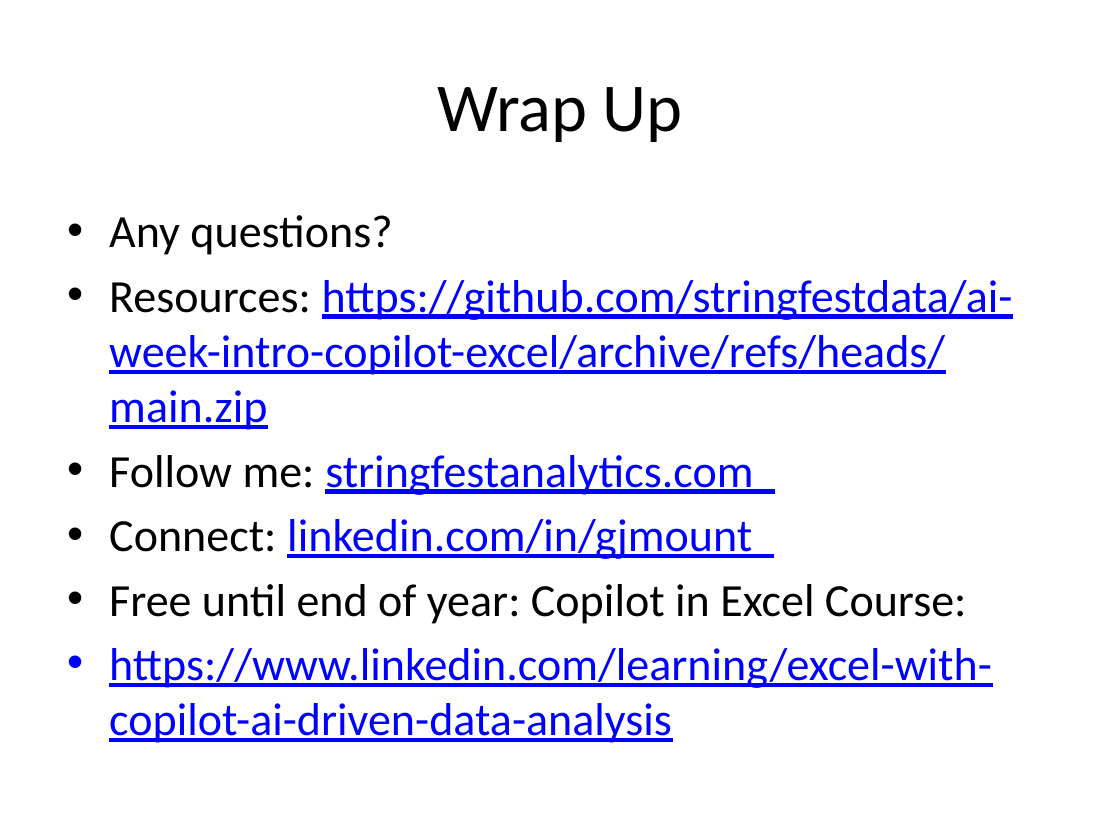
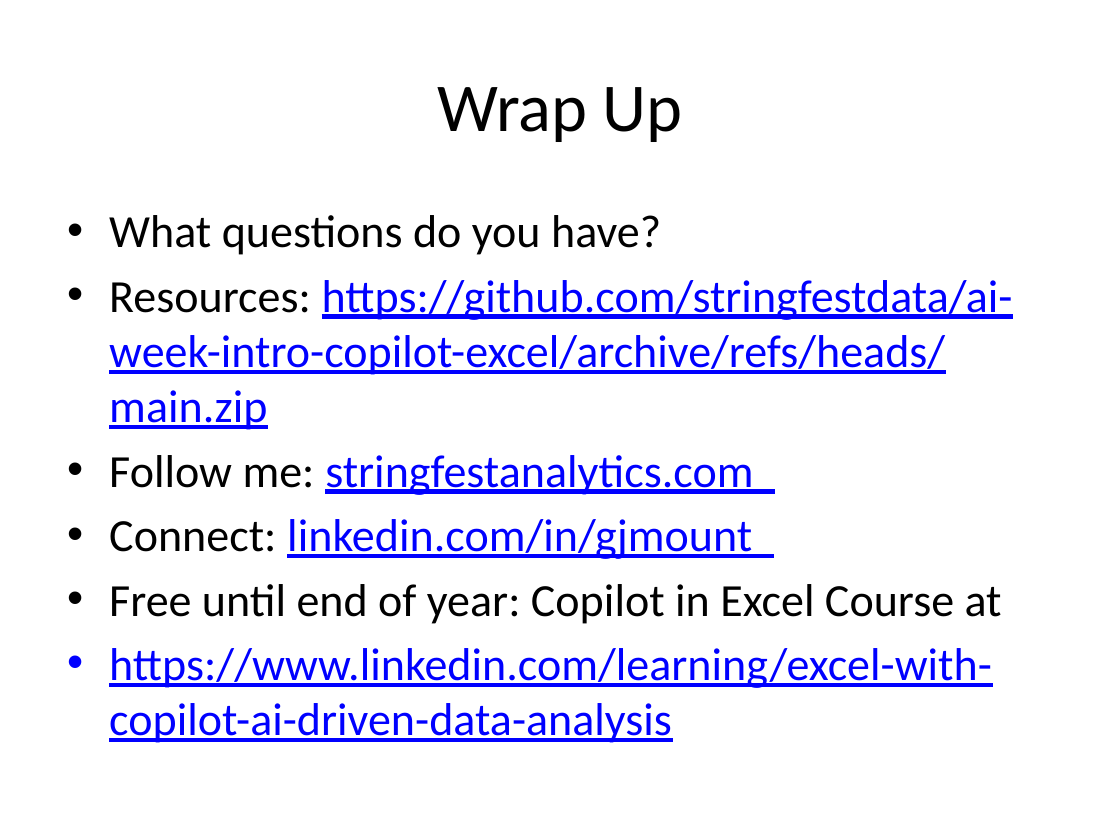
Before and after one commit to stringfestdata/profitable-ai-copilot-excel, a slide deck: slide 8 of intro_copilot_excel.pptx. Drawn at 1120x840 pixels with LibreOffice and Linux fonts; fonts in the diff are those of the drawing. Boxes give left, top, right and bottom in pixels: in the first picture for what was removed or moved away, otherwise in the second. Text is boxed around its words. In the diff, an @@ line names an element or a change of style, - is before the commit and + after.

```diff
--- a/intro_copilot_excel.pptx
+++ b/intro_copilot_excel.pptx
@@ text at [109, 215, 661, 255]: text changed @@
-• Any questions?
+• What questions do you have?
@@ text at [109, 584, 1002, 624]: text changed @@
-• Free until end of year: Copilot in Excel Course:
+• Free until end of year: Copilot in Excel Course at
```
Also in this commit, not shown: 1 other file.
